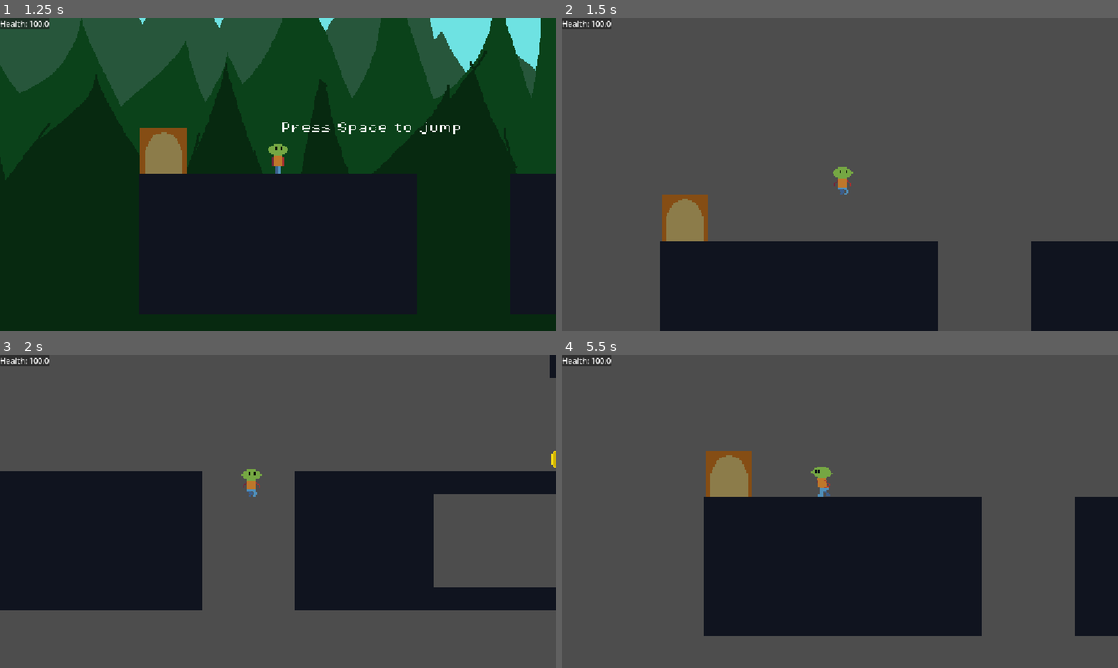
Above: before the commit, frames 1-4 (two rows, left to right).
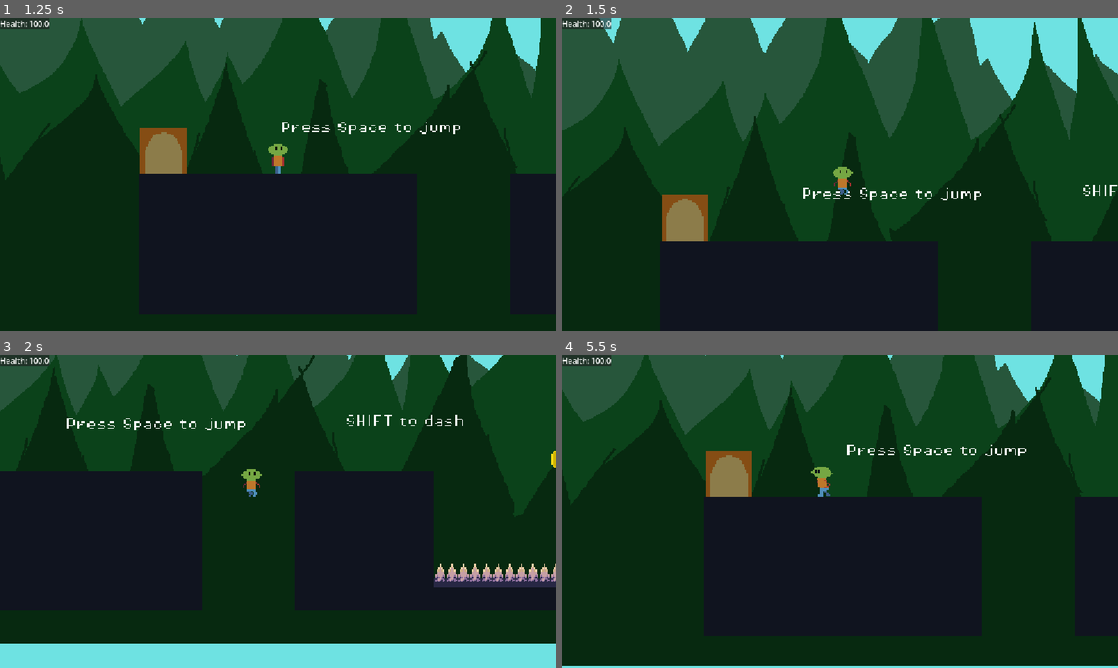
Above: after the commit, the same moments.

Repository: Sanved001/scribe-2d
Game: Godot game, scene res://scenes/boot.tscn
The game is run twice, just before and just after one commit, with the same random seed, the same clock (stepped at 60 frames per second) and the same inputs.
Inputs (mouse positions are in pixels of both pictures, inside the frame that each line leads up to):
- Up to frame 1 (1.25 s): click "Start" at 0.5 s
- Up to frame 2 (1.5 s): tap Space (jump) at 1.25 s; move the mouse to (962, 158) at 1.27 s; hold D (right) from 1.28 s (still down); tap F (interact, bound only after the commit) at 1.35 s
- Up to frame 3 (2 s): keep holding D (right); tap Space (jump) at 1.52 s; tap E (interact, bound only before the commit) at 1.55 s
- Up to frame 4 (5.5 s): tap Space (jump) at 2, 2.27, 2.75, 3.5, 3.77, 4.25, 4.52, 5, 5.27 s; move the mouse to (728, 527) at 2.02 s; tap E (interact, bound only before the commit) at 2.1, 3.05, 4.55, 5.1 s; tap F (interact, bound only after the commit) at 2.3, 3.8, 4.35, 5.3 s; move the mouse to (895, 442) at 2.77 s; release D (right) at 2.78 s; hold A (left) 2.78-3.53 s; click (895, 442) at 2.85 s; move the mouse to (812, 574) at 3.52 s; hold D (right) 3.53-5.03 s; tap Shift (dash) at 3.6 s; move the mouse to (1006, 558) at 4.27 s; move the mouse to (673, 464) at 5.02 s; hold A (left) from 5.03 s (still down)

Frame 1 is identical in both runs. In frame 2, 80% of the frame differs, in the area x 0-100%, y 0-100%; in frame 3, 69%; in frame 4, 73%.

Commit message:
changed renderer, upgraded files and keybind changes
Changed renderer to compatibility, Upgraded project files, updatted TODO.md, Changed keybinds, changed text and the interaction popup on Yuri

Diff:
--- a/project.godot
+++ b/project.godot
@@ -50,7 +50,7 @@
 }
 interact={
 "deadzone": 0.2,
-"events": [Object(InputEventKey,"resource_local_to_scene":fa …(140 unchanged characters)… d":false,"keycode":0,"physical_keycode":69,"key_label":0,"unicode":101,"location":0,"echo":false,"script":null)
+"events": [Object(InputEventKey,"resource_local_to_scene":fa …(140 unchanged characters)… d":false,"keycode":0,"physical_keycode":70,"key_label":0,"unicode":102,"location":0,"echo":false,"script":null)
 ]
 }
 debug={
@@ -65,7 +65,7 @@
 }
 shift_plane={
 "deadzone": 0.2,
-"events": [Object(InputEventKey,"resource_local_to_scene":fa …(140 unchanged characters)… d":false,"keycode":0,"physical_keycode":70,"key_label":0,"unicode":102,"location":0,"echo":false,"script":null)
+"events": [Object(InputEventKey,"resource_local_to_scene":fa …(140 unchanged characters)… d":false,"keycode":0,"physical_keycode":86,"key_label":0,"unicode":118,"location":0,"echo":false,"script":null)
 ]
 }
 escape={
@@ -83,3 +83,4 @@
 
 textures/canvas_textures/default_texture_filter=0
 rendering_device/driver.windows="d3d12"
+renderer/rendering_method="gl_compatibility"
--- a/scenes/Levels/level_0.tscn
+++ b/scenes/Levels/level_0.tscn
@@ -540,10 +540,10 @@
 horizontal_alignment = 1
 
 [node name="wall slide" type="Label" parent="Plane_1/labels" unique_id=1310504341]
-offset_left = 900.0
-offset_top = -224.0
-offset_right = 982.0
-offset_bottom = -209.0
+offset_left = 852.0
+offset_top = -226.0
+offset_right = 1114.0
+offset_bottom = -191.0
 scale = Vector2(0.5, 0.5)
 theme_override_fonts/font = ExtResource("5_0et0p")
 theme_override_font_sizes/font_size = 16
@@ -572,7 +572,7 @@
 theme_override_fonts/font = ExtResource("5_0et0p")
 theme_override_font_sizes/font_size = 16
 text = "You can also jump
-while holding specific walls"
+while holding walls"
 horizontal_alignment = 1
 
 [node name="attack" type="Label" parent="Plane_1/labels" unique_id=300532105]
@@ -594,7 +594,7 @@
 scale = Vector2(0.5, 0.5)
 theme_override_fonts/font = ExtResource("5_0et0p")
 theme_override_font_sizes/font_size = 16
-text = "E to Interact"
+text = "F to Interact"
 horizontal_alignment = 1
 
 [node name="Interact2" type="Label" parent="Plane_1/labels" unique_id=809976029]
@@ -605,7 +605,7 @@
 scale = Vector2(0.5, 0.5)
 theme_override_fonts/font = ExtResource("5_0et0p")
 theme_override_font_sizes/font_size = 16
-text = "E to activate checkpoint"
+text = "interact to activate checkpoint"
 horizontal_alignment = 1
 
 [node name="NPC_Yuri" parent="Plane_1" unique_id=572243532 instance=ExtResource("6_4vjxo")]
--- a/scenes/NPCs/functions/npc_event_handler.tscn
+++ b/scenes/NPCs/functions/npc_event_handler.tscn
@@ -2,6 +2,7 @@
 
 [ext_resource type="Script" uid="uid://8ch11cfvk2cf" path="res://scripts/npc_event_handler.gd" id="1_847o1"]
 [ext_resource type="Texture2D" uid="uid://df87mxly62dfg" path="res://assets/sprites/dialogbox/interaction_prompt.png" id="2_vuf5f"]
+[ext_resource type="FontFile" uid="uid://k3py6toifjo3" path="res://assets/fonts/pixeloperator/PixelOperator8.ttf" id="3_c3euk"]
 
 [sub_resource type="RectangleShape2D" id="RectangleShape2D_hbrmx"]
 
@@ -30,5 +31,24 @@
 texture = ExtResource("2_vuf5f")
 offset = Vector2(-32, 0)
 
+[node name="ColorRect" type="ColorRect" parent="Interaction_Prompt" unique_id=679114417]
+layout_mode = 0
+offset_left = -1.0
+offset_top = -11.0
+offset_right = 9.0
+offset_bottom = -1.0
+color = Color(0.14901961, 0.8, 0.2627451, 1)
+
+[node name="Label" type="Label" parent="Interaction_Prompt" unique_id=808966916]
+layout_mode = 0
+offset_left = 1.0
+offset_top = -9.0
+offset_right = 8.0
+offset_bottom = -1.0
+theme_override_colors/font_color = Color(0.047058824, 0.24313726, 0.08235294, 1)
+theme_override_fonts/font = ExtResource("3_c3euk")
+theme_override_font_sizes/font_size = 8
+text = "F"
+
 [connection signal="body_entered" from="Area2D" to="." method="_on_area_2d_body_entered"]
 [connection signal="body_exited" from="Area2D" to="." method="_on_area_2d_body_exited"]
--- a/scripts/NPCs/npc_yuri.gd
+++ b/scripts/NPCs/npc_yuri.gd
@@ -16,5 +16,5 @@
 		"so you did? meh"],
 	'dash': ["Did you know that you're invincible while dashing?",
 		"Well, Now you do!"],
-	'try_pressing_F': ["Maybe try pressing 'F'"],
+	'try_pressing_F': ["Maybe try pressing 'V'"],
 }
--- a/scripts/player.gd
+++ b/scripts/player.gd
@@ -74,6 +74,7 @@
 
 
 func _physics_process(delta: float) -> void:
+
 	if (is_on_floor() or is_on_wall()):
 		last_animation_direction = 0.0
 		if not player_is_dashing:
@@ -93,6 +94,7 @@
 			#if not coyote_jump:
 				#coyote_jump_timer()
 
+	dialog_ui_is_busy
 
 
 
@@ -270,6 +272,7 @@
 
 				Interaction_Cooldown_Start(0.1)
 
+
 	if not block_weapon_input:
 		if Input.is_action_just_pressed("attack"):
 			if (last_direction > 0):
@@ -299,14 +302,13 @@
 
 
 
+	# limit max Y Downward velocity
+	velocity.y = min(velocity.y, 600)
+
 	if Input.is_action_just_pressed("debug"):
 		pass
 		#SignalBus.ChangeCurrentScene.emit("res://scenes/Levels/level_0_boss.tscn", "change level", true)
 		#SignalBus.Stop_Saw_Blade.emit($"../SawBlade", true, false)
-
-
-	# limit max Y Downward velocity
-	velocity.y = min(velocity.y, 600)
 
 	#Log.write("Velocity: %s" % velocity, self)
 	playanimation("", last_animation_direction)
@@ -600,7 +602,7 @@
 
 
 func is_dialog_ui_busy_reset_timer():
-		await get_tree().create_timer(0.01).timeout
+		await get_tree().create_timer(0.1).timeout
 		dialog_ui_is_busy = false
 
 
Not shown, changed: Scribe-2d-updates.txt
Not shown, changed: TODO.md
